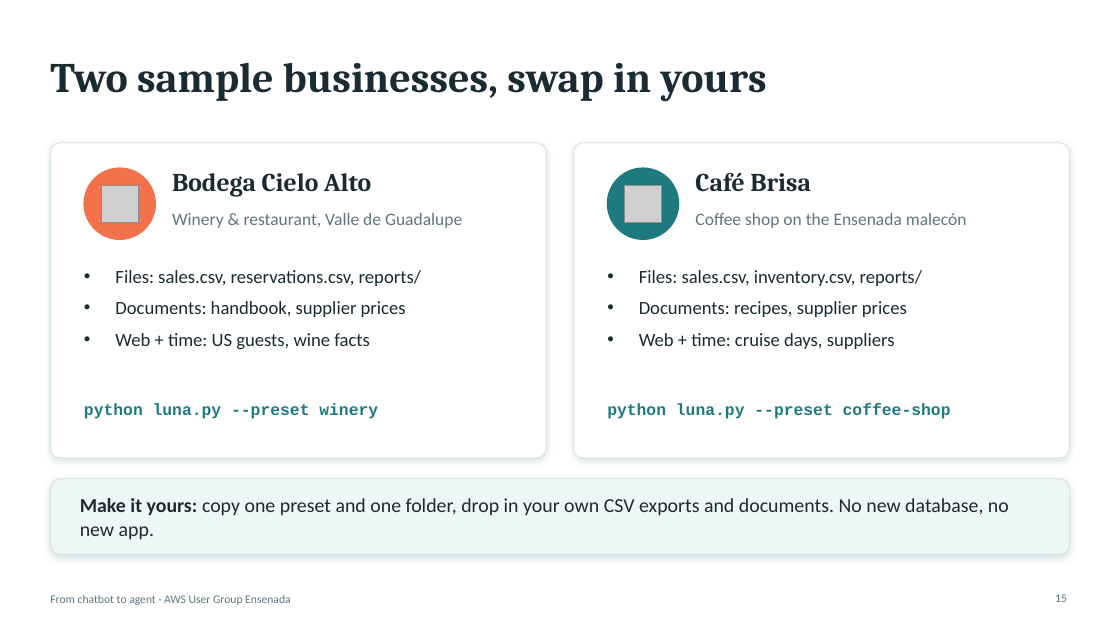
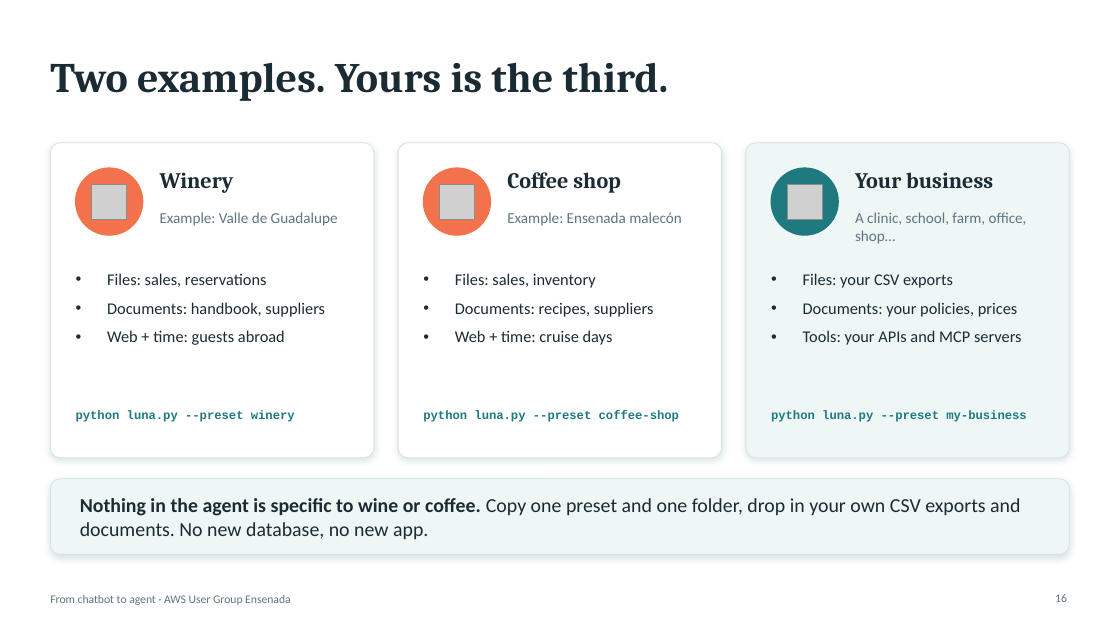
Before and after one commit to aws-ug-ensenada/claude-on-aws-ensenada, a slide deck: slide 16 of docs/slides/claude-on-aws-ensenada.pptx (slide 15 before the commit). Drawn at 1120x630 pixels with LibreOffice and Linux fonts; fonts in the diff are those of the drawing; grey boxes stand for pictures. Boxes give left, top, right and bottom in pixels: in the first picture for what was removed or moved away, otherwise in the second. Text is boxed around its words. In the diff, an @@ line names an element or a change of style, - is before the commit and + after.

```diff
--- a/docs/slides/claude-on-aws-ensenada.pptx
+++ b/docs/slides/claude-on-aws-ensenada.pptx
@@ title at (50,62,669,101): text changed @@
-Two sample businesses, swap in yours
+Two examples. Yours is the third.
@@ rounded rectangle: place and size @@
-rounded rectangle at (50,143,546,458)
+rounded rectangle at (50,143,374,458)
@@ rounded rectangle: place and size @@
-rounded rectangle at (574,143,1070,458)
+rounded rectangle at (398,143,722,458)
@@ rounded rectangle added at (746,143,1070,458), fill #EEF6F6, outline #D5E3E4 0.75 pt @@
@@ ellipse: place and size @@
-ellipse at (84,168,155,239)
+ellipse at (76,168,143,235)
@@ text added at (160,172,234,193), 19 pt, text #1B2B33, bold @@
+Winery
@@ text removed at (172,173,371,197) @@
-Bodega Cielo Alto
@@ ellipse added at (423,168,491,235), fill #F2734B, outline #F2734B 1 pt @@
@@ text added at (507,172,621,193), 19 pt, text #1B2B33, bold @@
+Coffee shop
@@ text removed at (695,173,811,192) @@
-Café Brisa
@@ ellipse: place and size @@
-ellipse at (607,168,679,239)
+ellipse at (771,168,839,235)
@@ text added at (855,172,993,188), 19 pt, text #1B2B33, bold @@
+Your business
@@ picture: place and size @@
-picture at (101,185,138,222)
+picture at (92,184,127,219)
@@ picture: place and size @@
-picture at (624,185,661,222)
+picture at (439,184,475,219)
@@ picture added at (787,184,823,219) @@
@@ text at (160,212,338,226): text changed; size 15 to 13 pt @@
-Winery & restaurant, Valle de Guadalupe
+Example: Valle de Guadalupe
@@ text added at (507,212,682,226), 13 pt, text #5F7681 @@
+Example: Ensenada malecón
@@ text removed at (695,213,967,228) @@
-Coffee shop on the Ensenada malecón
@@ text added at (855,212,1027,244), 13 pt, text #5F7681 @@
+A clinic, school, farm, office, shop…
@@ text at (107,273,325,345): text changed; size 16 to 14 pt @@
-• Files: sales.csv, reservations.csv, reports/
-• Documents: handbook, supplier prices
-• Web + time: US guests, wine facts
+• Files: sales, reservations
+• Documents: handbook, suppliers
+• Web + time: guests abroad
@@ text at (455,273,654,345): text changed; size 16 to 14 pt @@
-• Files: sales.csv, inventory.csv, reports/
-• Documents: recipes, supplier prices
-• Web + time: cruise days, suppliers
+• Files: sales, inventory
+• Documents: recipes, suppliers
+• Web + time: cruise days
@@ text added at (803,273,1022,345), 14 pt, text #1B2B33 @@
+• Files: your CSV exports
+• Documents: your policies, prices
+• Tools: your APIs and MCP servers
@@ text "python luna.py --preset winery": place and size @@
-text "python luna.py --preset winery" at (84,403,378,419)
+text "python luna.py --preset winery" at (76,410,295,422)
@@ text "python luna.py --preset winery" at (76,410,295,422): size 14 to 10.5 pt @@
@@ text "python luna.py --preset coffee-shop" at (423,410,679,422): size 14 to 10.5 pt @@
@@ text "python luna.py --preset coffee-shop": place and size @@
-text "python luna.py --preset coffee-shop" at (607,403,951,419)
+text "python luna.py --preset coffee-shop" at (423,410,679,422)
@@ text added at (771,410,1026,422), 10.5 pt, text #1F7A80, bold @@
+python luna.py --preset my-business
@@ text at (80,498,1020,539): text changed @@
-Make it yours: copy one preset and one folder, drop in your own CSV exports and documents. No new database, no new app.
+Nothing in the agent is specific to wine or coffee. Copy one preset and one folder, drop in your own CSV exports and documents. No new database, no new app.
@@ page number at (1055,594,1067,602): text changed @@
-15
+16
```
Also in this commit, not shown: 4 other slides changed, 3 slides added, 5 other files.
